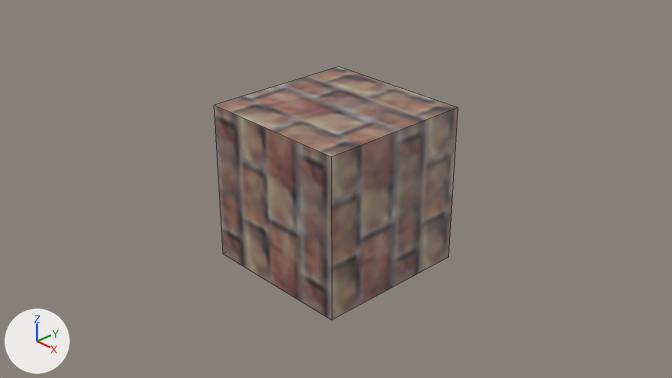
The Blender file assets/wip/cube.blend: old version first, new version second.
The view is the same before and after, from the file's camera 'Camera'. The lights are fixed; the arrows at lower left show +X, +Y and +Z. Mesh edges are drawn as thin lines.
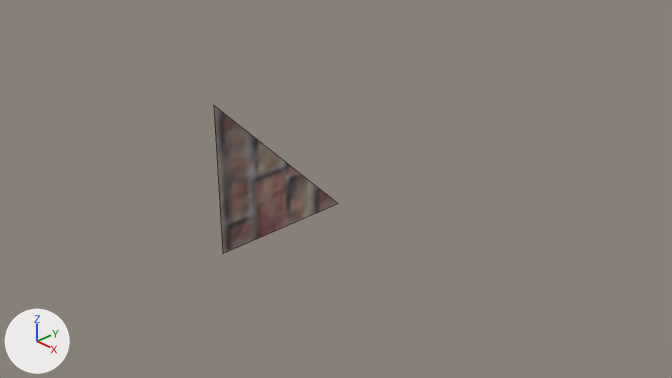
Pixel boxes [x1, y1, x2, y2] of what changed, in the pictures (672 x 378 px):
'Cube', reshaped (49% narrower, 41% shorter)
    before: [214, 67, 458, 320]
    after: [214, 106, 338, 254]

The change, as a diff of the scene's bpy script:
```diff
--- a/assets/wip/cube.blend.py
+++ b/assets/wip/cube.blend.py
@@ me_cube @@
 # used by ob_cube; location = (0.0, 0.0, 0.0)
 # verts and faces of me_cube; kept vertices keep their numbers, new ones are numbered from 8
 # before: 0 (1.0, 1.0, 1.0) at pixel (457, 107), 1 (1.0, 1.0, -1.0) at pixel (448, 257), 2 (1.0, -1.0, 1.0) at pixel (331, 157), 3 (1.0, -1.0, -1.0) at pixel (331, 320), 4 (-1.0, 1.0, 1.0) at pixel (338, 66)
 # before: 5 (-1.0, 1.0, -1.0), 6 (-1.0, -1.0, 1.0) at pixel (213, 105), 7 (-1.0, -1.0, -1.0) at pixel (222, 253)
-me_cube.from_pydata(...)  # 8 vertices, 6 faces; spans x -1.0..1.0, y -1.0..1.0, z -1.0..1.0
+me_cube.from_pydata(...)  # 3 vertices, 1 face; spans x -1.0, y -1.0..1.0, z -1.0..1.0
+# me_cube part 1
+delete_vertices([*range(0, 5)])  # with the faces that use them
+faces += [(5, 7, 6)]
 me_cube.materials.append(mat_material)
```
